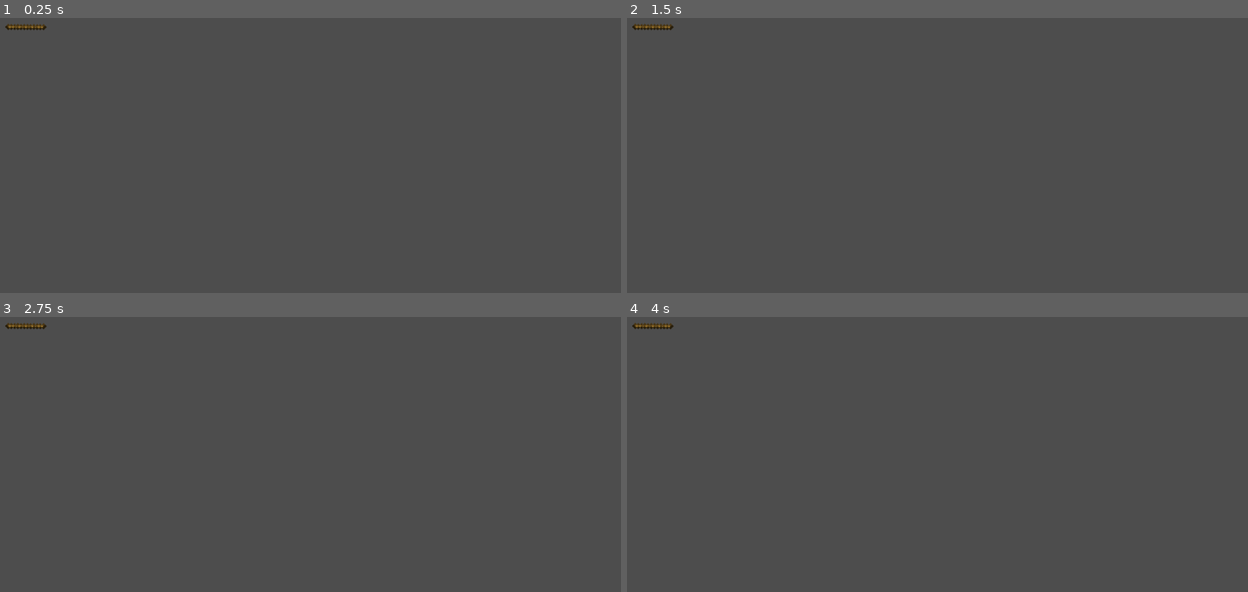
Above: before the commit, frames 1-4 (two rows, left to right).
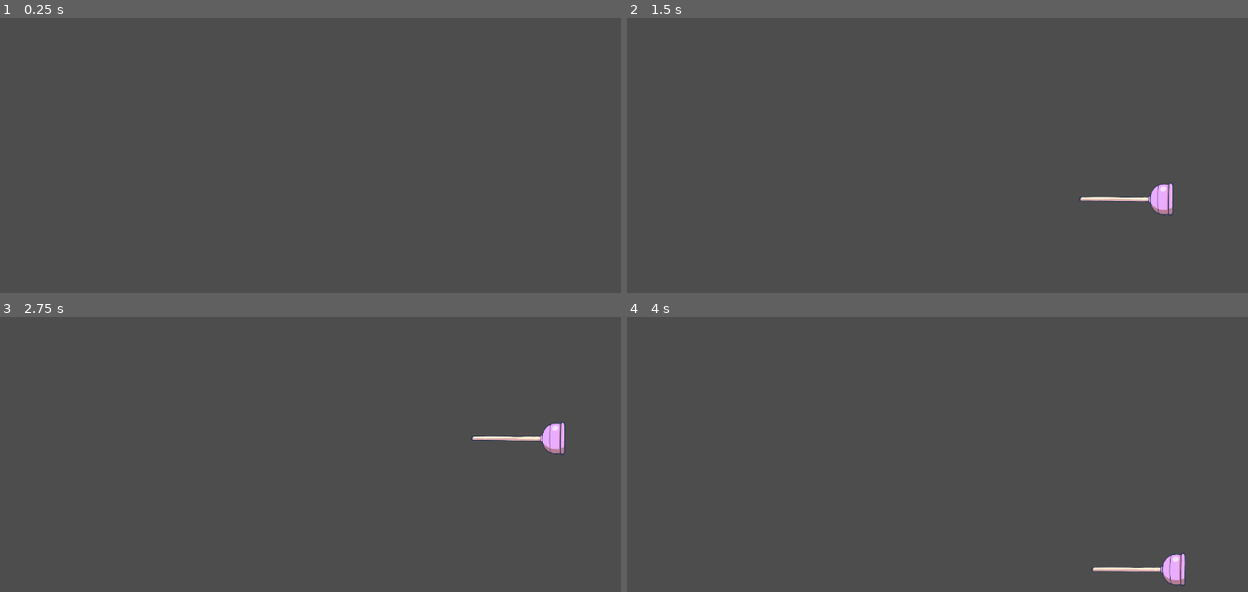
Above: after the commit, the same moments.

Repository: Iniang45/jam
Game: Godot game, scene res://Scenes/Item/stickgun/stickgun.tscn
Same seed, same stepped clock (60 frames per second), same inputs: the game is played once before the commit and once after it. This scene is started directly instead of the project's main scene.
Inputs (mouse positions are in pixels of both pictures, inside the frame that each line leads up to):
- Up to frame 1 (0.25 s): no input
- Up to frame 2 (1.5 s): tap Enter at 0.5 s; move the mouse to (1055, 144) at 0.52 s; hold D (Right) 0.53-1.28 s; click (1055, 144) at 0.6 s; tap Space (Jump) at 0.77 s; move the mouse to (769, 183) at 1.27 s; hold W (Down) from 1.28 s (still down); click (769, 183) at 1.35 s
- Up to frame 3 (2.75 s): tap Space (Jump) at 1.52 s; move the mouse to (347, 377) at 2.02 s; release W (Down) at 2.03 s; hold D (Right) from 2.03 s (still down); click (347, 377) at 2.1 s
- Up to frame 4 (4 s): move the mouse to (869, 539) at 2.77 s; release D (Right) at 2.78 s; hold Z (Up) 2.78-3.53 s; click (869, 539) at 2.85 s; tap Space (Jump) at 3.02, 3.77 s; move the mouse to (1111, 520) at 3.52 s; hold A (Left) from 3.53 s (still down); click (1111, 520) at 3.6 s

The runs differ from the first frame. In frame 1, 0.1% of the frame differs, in the area x 0-8%, y 2-5%; in frame 2, 0.7%, in the area x 0-88%, y 2-72%; in frame 3, 0.7%; in frame 4, 0.7%.

Commit message:
ventouse qui glisse

Diff:
--- /dev/null
+++ b/Scenes/Item/platform/platform.tscn
@@ -0,0 +1,19 @@
+[gd_scene load_steps=3 format=3 uid="uid://nx70x2sivr6"]
+
+[ext_resource type="Texture2D" uid="uid://cm2k35wkwh40a" path="res://Sprite/VENTOUSE.png" id="1_w6wlj"]
+
+[sub_resource type="CapsuleShape2D" id="CapsuleShape2D_kyfb6"]
+radius = 28.9
+height = 178.0
+
+[node name="Platform" type="Node2D"]
+
+[node name="Ventouse" type="Sprite2D" parent="."]
+position = Vector2(287, 98)
+scale = Vector2(0.381, 0.381)
+texture = ExtResource("1_w6wlj")
+
+[node name="CollisionShape2D" type="CollisionShape2D" parent="."]
+position = Vector2(295, 104)
+rotation = -1.5708
+shape = SubResource("CapsuleShape2D_kyfb6")
--- a/Scenes/Item/stickgun/stickgun.gd
+++ b/Scenes/Item/stickgun/stickgun.gd
@@ -1,17 +1,72 @@
 extends Area2D
 
-@export var velocity: Vector2 = Vector2.ZERO  # Vitesse initiale du bâton
+@export var shoot_speed: float = 1000.0  # Vitesse de tir du bâton
+@export var platform_scene: PackedScene  # Scène de la plateforme (bâton) une fois attachée
 
+var velocity: Vector2 = Vector2.ZERO  # Vitesse du bâton
+var stick_position: Vector2 = Vector2.ZERO  # Position du bâton
+var is_attached: bool = false
+
+# Limites de la zone (comme pour le joueur)
+@export var barrier_min_x: float = 100.0  # Limite gauche de la zone
+@export var barrier_max_x: float = 900.0  # Limite droite de la zone
+@export var barrier_min_y: float = 0.0  # Limite supérieure de la zone
+@export var barrier_max_y: float = 400.0  # Limite inférieure de la zone
+
+# Called when the node enters the scene tree for the first time.
+func _ready() -> void:
+	$Stick.visible = false
+	# pass # Replace with function body.
+
+func _input(event: InputEvent) -> void:
+	# Détecter un clic gauche pour tirer
+	if Input.is_action_just_pressed("use") and not is_attached:
+		shoot()
+
+# Fonction pour tirer le bâton dans la direction de la souris
+func shoot() -> void:
+	# Calculer la direction du tir basée sur la souris
+	var mouse_position = get_global_mouse_position()  # Position de la souris dans la scène
+	var direction = (mouse_position - global_position).normalized()  # Calculer la direction du tir
+
+	velocity = direction * shoot_speed  # Appliquer la vitesse du tir
+	stick_position = global_position  # Position initiale du tir
+	$Stick.visible = true  # Rendre visible le bâton lors du tir
+	is_attached = false
+	print("Tir du bâton dans la direction : ", direction)
+
+
+# Fonction _process() ou _physics_process() pour mettre à jour la position du bâton
 func _process(delta: float) -> void:
-	# Vérifier si le bâton doit se déplacer
-	if velocity != Vector2.ZERO:
-		position += velocity * delta
-	else:
-		print("La vélocité est nulle. Le bâton ne se déplace pas.")
+	if velocity.length() > 0:
+		# Déplacer le bâton dans la direction
+		stick_position += velocity * delta
+		clamp_position()  # Limiter la position du bâton avec les barrières
+		global_position = stick_position  # Mise à jour de la position du bâton
+
+
+# Fonction pour limiter la position du bâton avec les barrières invisibles
+func clamp_position() -> void:
+	# Limiter la position du bâton pour ne pas dépasser les frontières
+	stick_position.x = clamp(stick_position.x, barrier_min_x, barrier_max_x)
+	stick_position.y = clamp(stick_position.y, barrier_min_y, barrier_max_y)
 
 func _on_Area2D_body_entered(body: Node) -> void:
-	if body.is_in_group("walls"):
-		# Arrêter le bâton en cas de collision
-		velocity = Vector2.ZERO
-		print("Bâton attaché à un mur")
-		queue_free()
+	# Si le bâton touche un mur (ici les barrières invisibles), il doit s'attacher
+	if not is_attached:
+		attach_to_wall()
+
+	# Fonction attach_to_wall() pour gérer l'attachement du bâton
+
+func attach_to_wall() -> void:
+	velocity = Vector2.ZERO  # Stopper le mouvement du bâton
+	is_attached = true
+	print("Ventouse attachée à la position :", stick_position)
+
+	global_position = stick_position
+	$Stick.visible = false  # Cacher le bâton une fois attaché)
+	# Créer la plateforme (le bâton est maintenant une plateforme sur le mur)
+	if platform_scene:
+		var platform = platform_scene.instantiate()
+		platform.position = stick_position  # Position de la plateforme
+		get_parent().add_child(platform)
--- a/Scenes/Item/stickgun/stickgun.tscn
+++ b/Scenes/Item/stickgun/stickgun.tscn
@@ -1,22 +1,22 @@
 [gd_scene load_steps=4 format=3 uid="uid://dttawbr7lv423"]
 
 [ext_resource type="Script" path="res://Scenes/Item/stickgun/stickgun.gd" id="1_0y65b"]
-[ext_resource type="Texture2D" uid="uid://dn6xga5u7r4qo" path="res://Stick.webp" id="2_hvpw1"]
+[ext_resource type="Texture2D" uid="uid://cm2k35wkwh40a" path="res://Sprite/VENTOUSE.png" id="2_k2bfd"]
 
 [sub_resource type="CapsuleShape2D" id="CapsuleShape2D_k7kl8"]
-radius = 6.36394
-height = 73.5391
+radius = 28.9042
+height = 178.0
 
 [node name="Stickgun" type="Area2D"]
 script = ExtResource("1_0y65b")
 
 [node name="Stick" type="Sprite2D" parent="."]
-position = Vector2(153, 92)
-rotation = 0.792379
+position = Vector2(287, 98)
+rotation = 0.00698132
 scale = Vector2(0.38125, 0.38125)
-texture = ExtResource("2_hvpw1")
+texture = ExtResource("2_k2bfd")
 
 [node name="CollisionShape2D" type="CollisionShape2D" parent="."]
-position = Vector2(153, 95)
-rotation = -1.58127
+position = Vector2(295, 104)
+rotation = -1.5708
 shape = SubResource("CapsuleShape2D_k7kl8")
--- a/Scenes/Player/Scripts/player.gd
+++ b/Scenes/Player/Scripts/player.gd
@@ -12,10 +12,6 @@
 @export var wall_slide_speed: float = 100.0 # Vitesse de glissement le long des murs
 @export var jump_force: float = 400.0  # Force appliquée au saut
 @export var wall_jump_force: Vector2 = Vector2(300, -350) # Force appliquée au wall jump
-
-@export var shoot_speed: float = 1000.0  # Vitesse de tir
-@export var stickgun_scene: PackedScene  # Scène de la ventouse/bâton
-@export var platform_scene: PackedScene  # Scène de la plateforme créée après l'attachement
 
 @export var barrier_min_x: float = 100.0  # Limite gauche de la barrière
 @export var barrier_max_x: float = 900.0  # Limite droite de la barrière
@@ -41,9 +37,6 @@
 var stick_instance: Area2D = null  # Référence à la ventouse active (si existante)
 
 func _ready() -> void:
-	# Vérification si la scène du bâton est assignée
-	if stickgun_scene == null:
-		print("ERREUR : stick_scene n'est pas assigné")
 	pass
 
 func _physics_process(delta: float) -> void:
@@ -60,10 +53,6 @@
 	if direction != Vector2.ZERO:
 		Last_direction = direction
 
-	#Gérer le tir
-	if Input.is_action_just_pressed("use"):
-		shoot()
-
 		# Déclenche un wall jump si le joueur est sur un mur
 	if Input.is_action_just_pressed("Jump") and (is_on_wall_left or is_on_wall_right):
 		wall_jump()
@@ -79,26 +68,6 @@
 	if check_if_on_ground() and $PlayerSprite.animation == "jump":
 		$PlayerSprite.animation = "idle"
 		$PlayerSprite.play()
-
-func shoot() -> void:
-	if stickgun_scene == null:
-		print("Aucune scène de bâton assignée !!!")
-		return # Vérifier qu'une scène de bâton est bien attribuée
-
-	# Calculer la direction du tir à partir de la position de la souris
-	var mouse_position = get_global_mouse_position()
-	var shoot_direction = (mouse_position - global_position).normalized()
-
-	#Instancier le bâton
-	var stick = stickgun_scene.instantiate()
-	stick.position = global_position # Départ du tir depuis la position du joueur
-	stick.velocity = shoot_direction * shoot_speed # Appliquer la direction et la vitesse
-
-	# Ajouter le bâton à la scène
-	get_parent().add_child(stick)
-
-	# Debug : afficher une confirmation
-	print("Tir d'un bâton dans la direction : ", shoot_direction)
 
 func jump() -> void:
 	# Appliquer une force vers le haut pour sauter
Not shown, added: Sprite/ARALETE VENTOUSE.png.import
Not shown, added: Sprite/BUBBLE POP.png.import
Not shown, added: Sprite/BUBBLE.png.import
Not shown, added: Sprite/BUBLLE.png.import
Not shown, added: Sprite/CHATEAU BACKGROUND.png.import
Not shown, added: Sprite/CIEL.jpeg.import
Not shown, added: Sprite/EXEMPLE BACKGROUND.jpeg.import
Not shown, added: Sprite/EXEMPLE DECOR.jpeg.import
Not shown, added: Sprite/GATEAU.png.import
Not shown, added: Sprite/GRASS 1.png.import
Not shown, added: Sprite/GRASS 2.png.import
Not shown, added: Sprite/GRASS 3.png.import
(and 7 more such lines)
